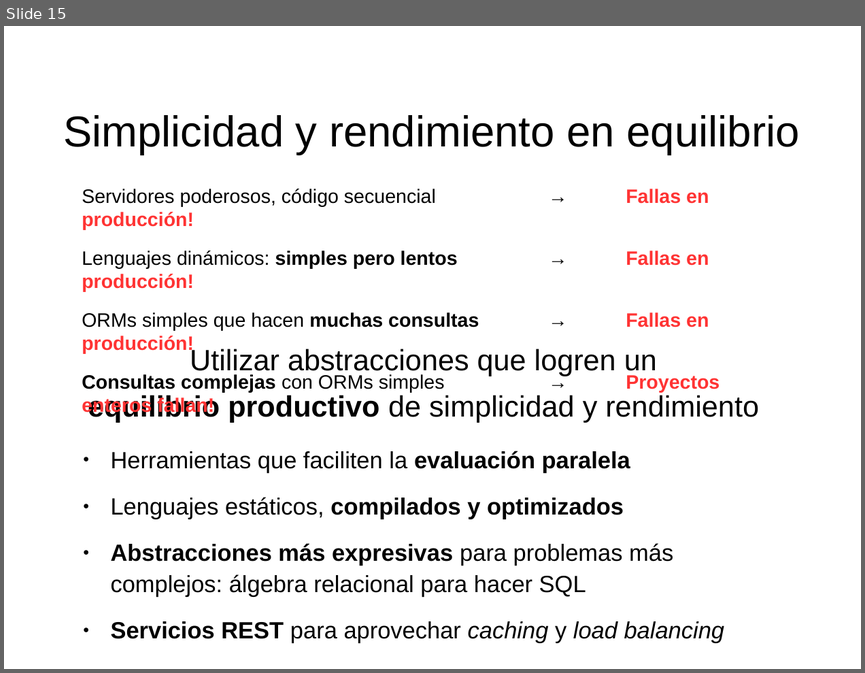
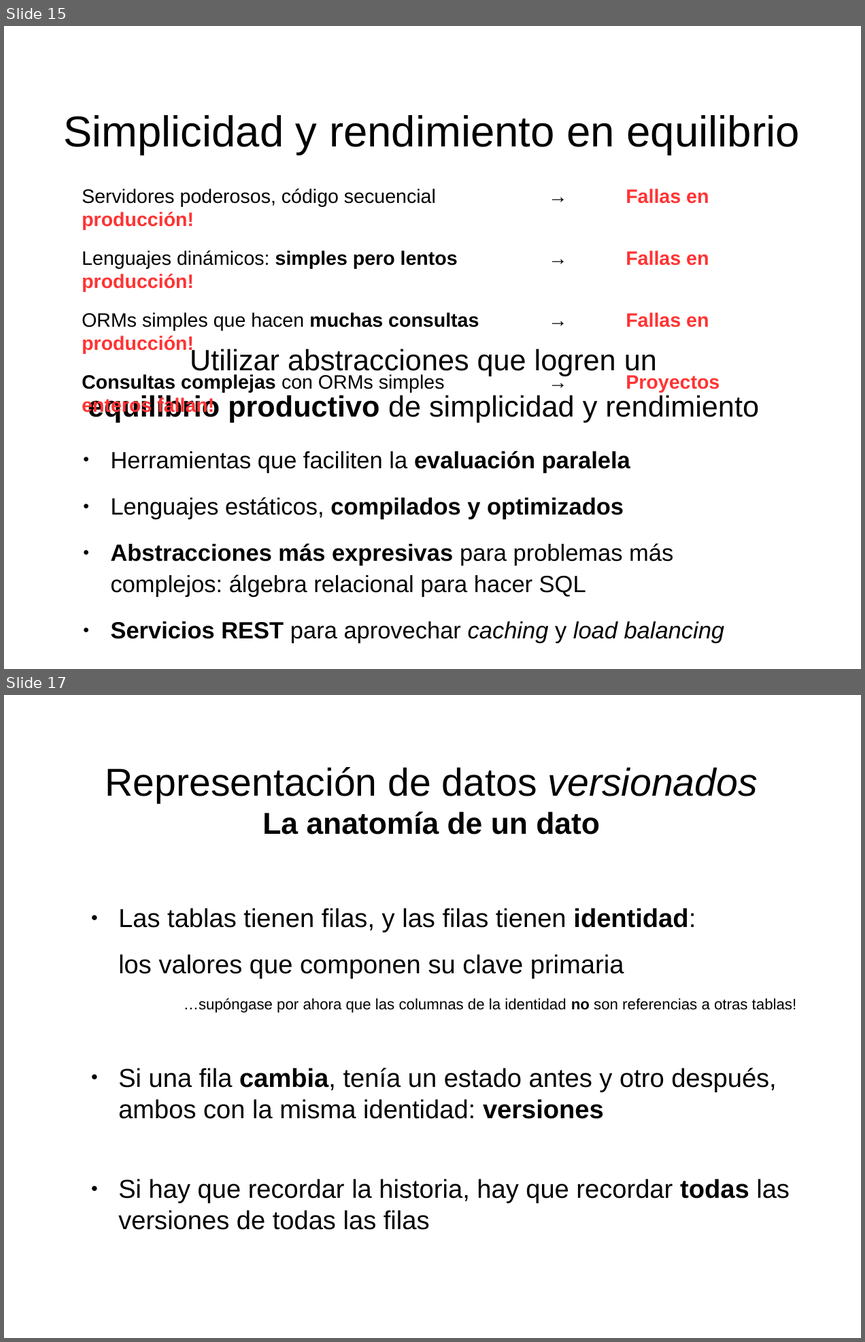
Before and after one commit to mgomezch/libro, a slide deck: láminas/láminas.odp. Shown one above the other, each under a label of ours: slide 15 before the commit, slides 15 and 17 after it; the slides between them are not shown. The pictures are 865x673 and 865x1342 pixels, drawn with LibreOffice and Linux fonts; fonts in the diff are those of the drawing. Boxes give left, top, right and bottom in pixels: in the first picture for what was removed or moved away, otherwise in the second. Text is boxed around its words. In the diff, an @@ line names an element or a change of style, - is before the commit and + after.

```diff
--- a/láminas/láminas.odp
+++ b/láminas/láminas.odp
@@ slide 17 added at [4, 695, 861, 1338], background #FFFFFF @@
@@ title added at [105, 767, 757, 834], 36 pt, text #000000 @@
+Representación de datos versionados
+La anatomía de un dato
@@ text added at [118, 908, 797, 1229], 24 pt, text #000000 @@
+● Las tablas tienen filas, y las filas tienen identidad:
+los valores que componen su clave primaria
+…supóngase por ahora que las columnas de la identidad no son referencias a otras tablas!
+● Si una fila cambia, tenía un estado antes y otro después, ambos con la misma identidad: versiones
+● Si hay que recordar la historia, hay que recordar todas las versiones de todas las filas
```
Also in this commit, not shown: 1 slide changed, 8 other slides added.
